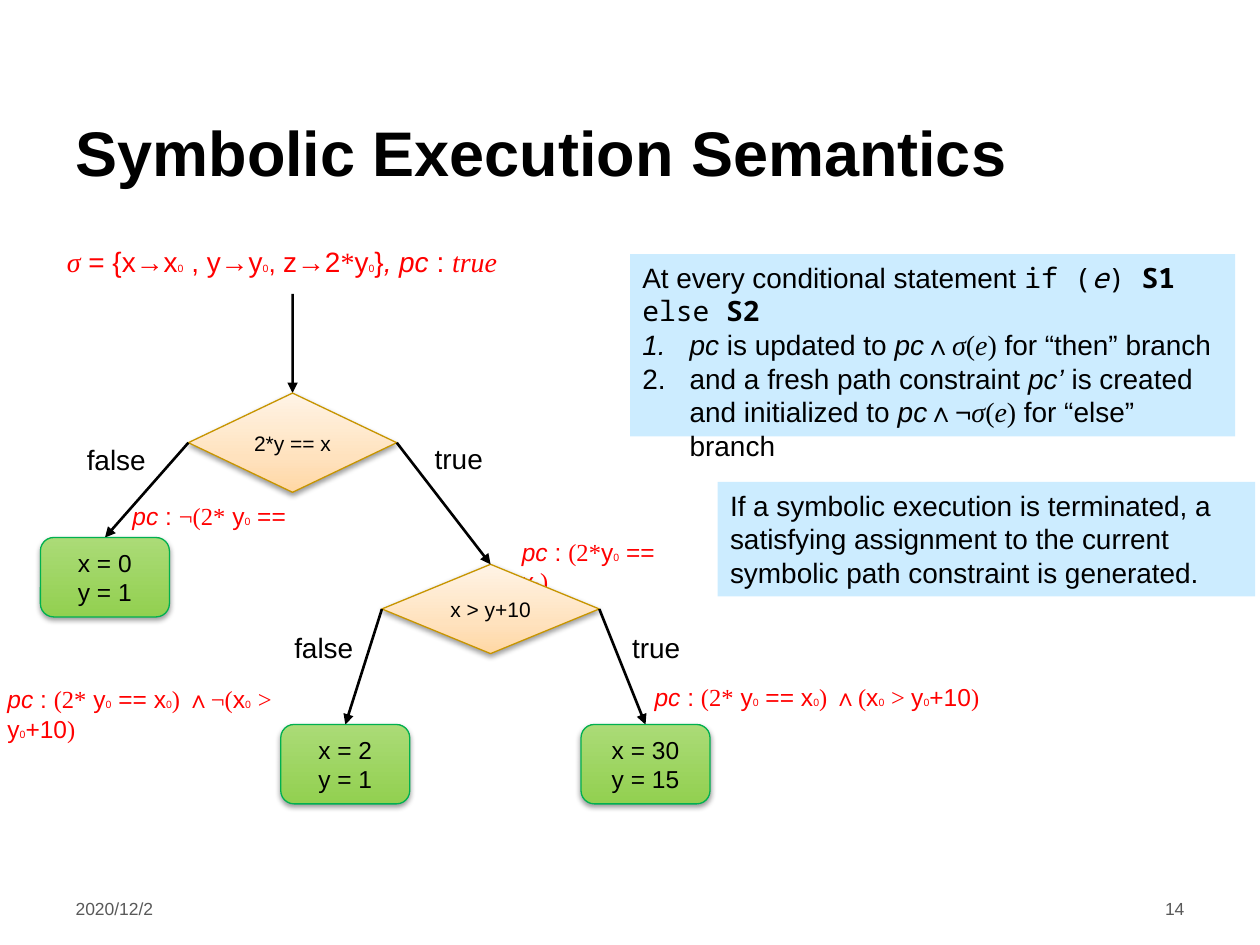
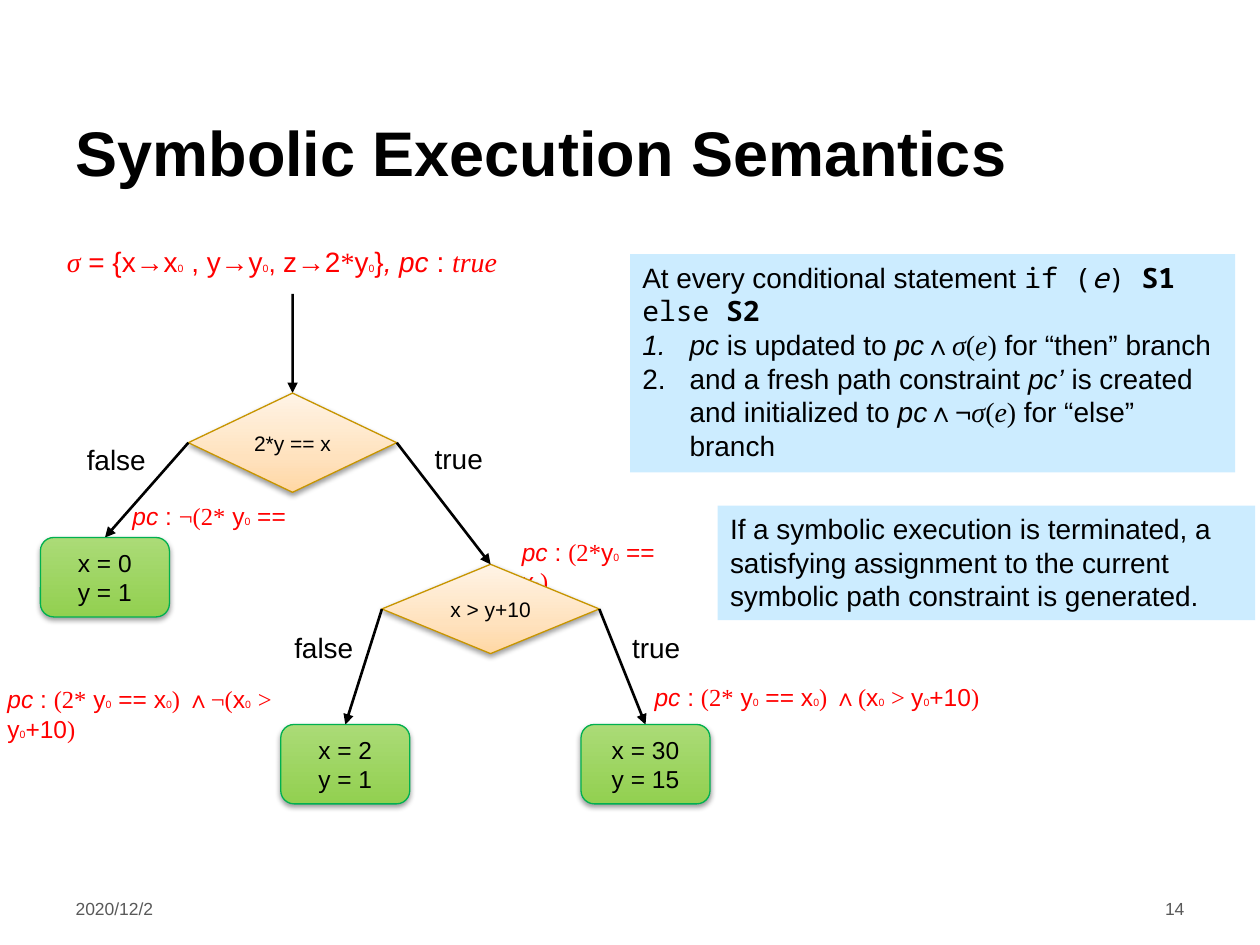
Before and after one commit to LintianShi/Research-Proposal, a slide deck: slide 14 of Symbolic_execution.pptx. Drawn at 1260x945 pixels with LibreOffice and Linux fonts; fonts in the diff are those of the drawing; background and template pictures are left out. Boxes give left, top, right and bottom in pixels: in the first picture for what was removed or moved away, otherwise in the second. Text is boxed around its words. In the diff, an @@ line names an element or a change of style, - is before the commit and + after.

```diff
--- a/Symbolic_execution.pptx
+++ b/Symbolic_execution.pptx
@@ rectangle "At every conditional statement if ...": place and size @@
-rectangle "At every conditional statement if ..." at (630, 255, 1235, 437)
+rectangle "At every conditional statement if ..." at (630, 255, 1235, 472)
@@ rectangle "If a symbolic execution is ...": place and size @@
-rectangle "If a symbolic execution is ..." at (718, 483, 1256, 597)
+rectangle "If a symbolic execution is ..." at (718, 505, 1256, 620)
```
Also in this commit, not shown: 4 other slides changed, 1 slide added.
